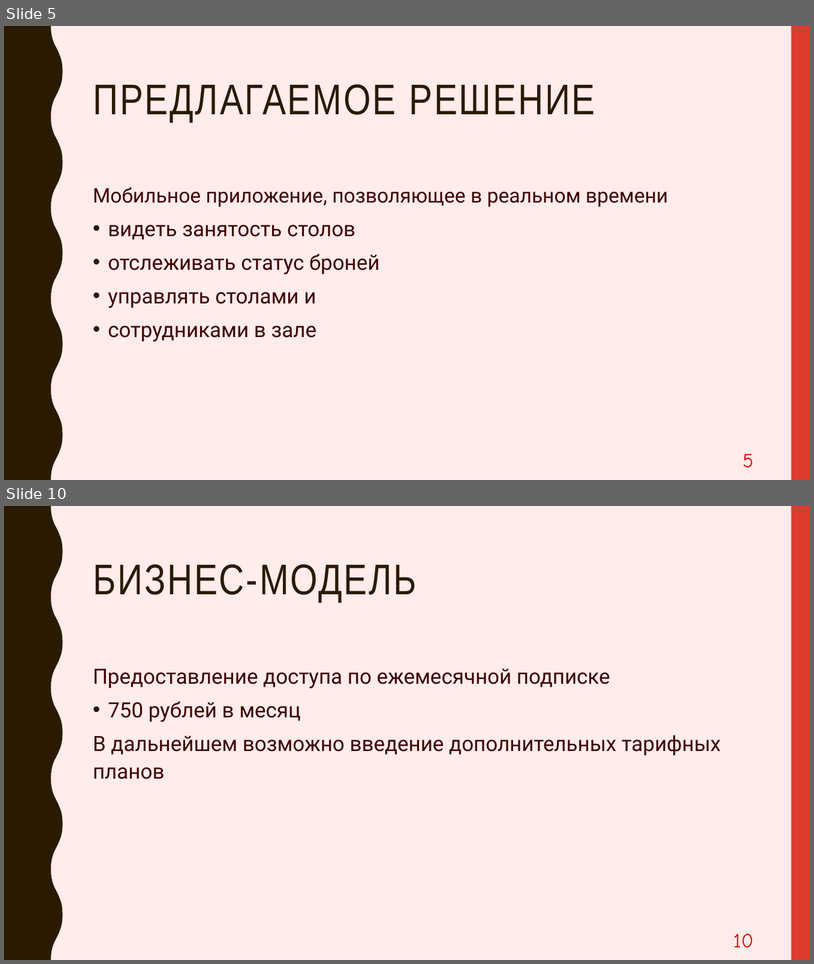
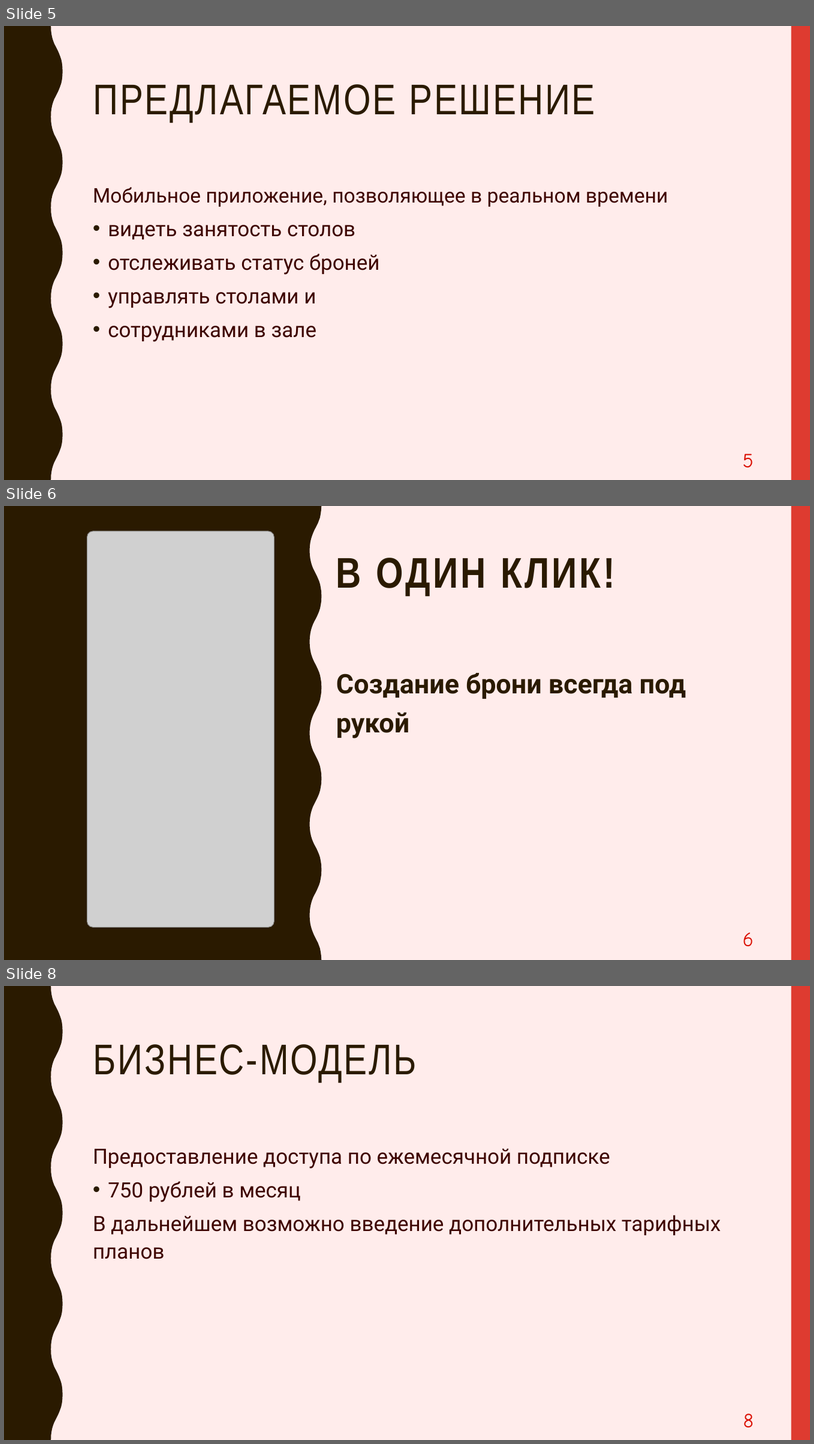
Before and after one commit to PavelPutin/restobook, a slide deck: presentation (product)/Restobook.pptx. Shown one above the other, each under a label of ours: slides 5 and 10 before the commit, slides 5, 6 and 8 after it; the slides between them are not shown. The pictures are 814x964 and 814x1444 pixels, drawn with LibreOffice and Linux fonts; fonts in the diff are those of the drawing; grey boxes stand for pictures. Boxes give left, top, right and bottom in pixels: in the first picture for what was removed or moved away, otherwise in the second. Text is boxed around its words. In the diff, an @@ line names an element or a change of style, - is before the commit and + after.

```diff
--- a/presentation (product)/Restobook.pptx
+++ b/presentation (product)/Restobook.pptx
@@ slide 6 added at <box>4,506,810,960</box>, background #FFECEB; not listed: 1 template element that a slide beside it also shows @@
@@ freeform shape added at <box>4,506,321,960</box>, fill #2A1A00 @@
@@ picture added at <box>87,531,275,927</box> @@
@@ title added at <box>336,558,615,596</box>, 51 pt, text #2A1A00, bold @@
+В ОДИН КЛИК!
@@ text added at <box>336,673,687,738</box>, 32 pt, text #2A1A00, bold @@
+Создание брони всегда под рукой
@@ page number added at <box>743,932,754,946</box>, 24 pt, text #DA0E00 @@
+6
@@ what was slide 10 is now slide 8 @@
@@ page number at <box>744,1413,754,1427</box>: text changed @@
-10
+8
```
Also in this commit, not shown: 1 slide changed, 1 other slide added, 2 slides removed, 5 other files.
